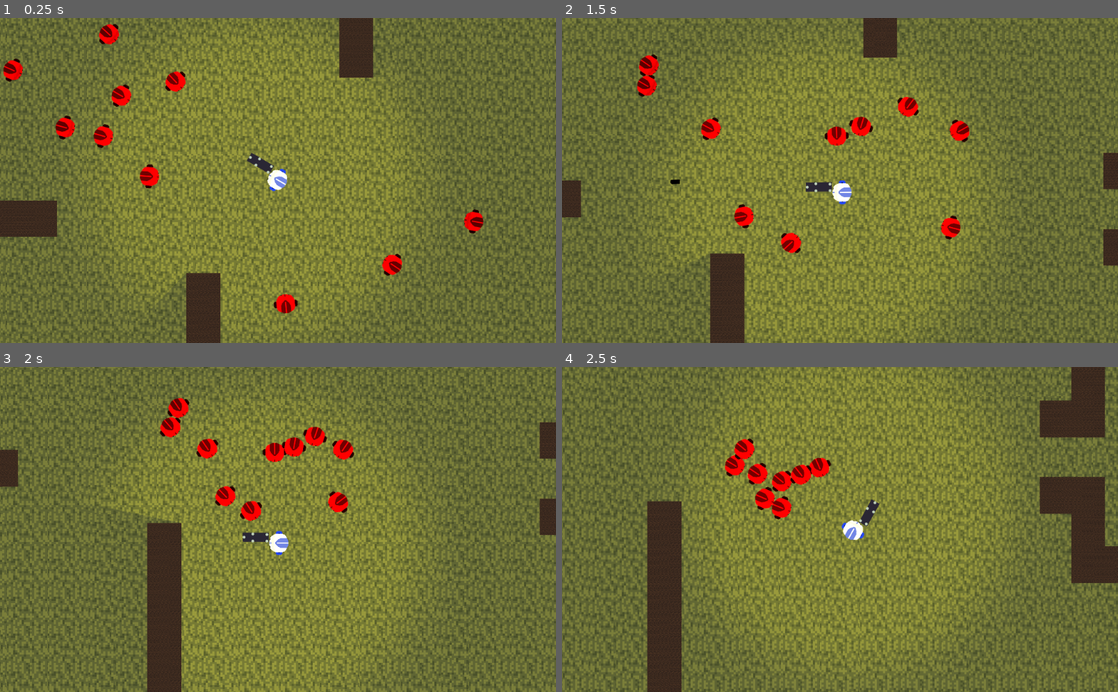
Above: before the commit, frames 1-4 (two rows, left to right).
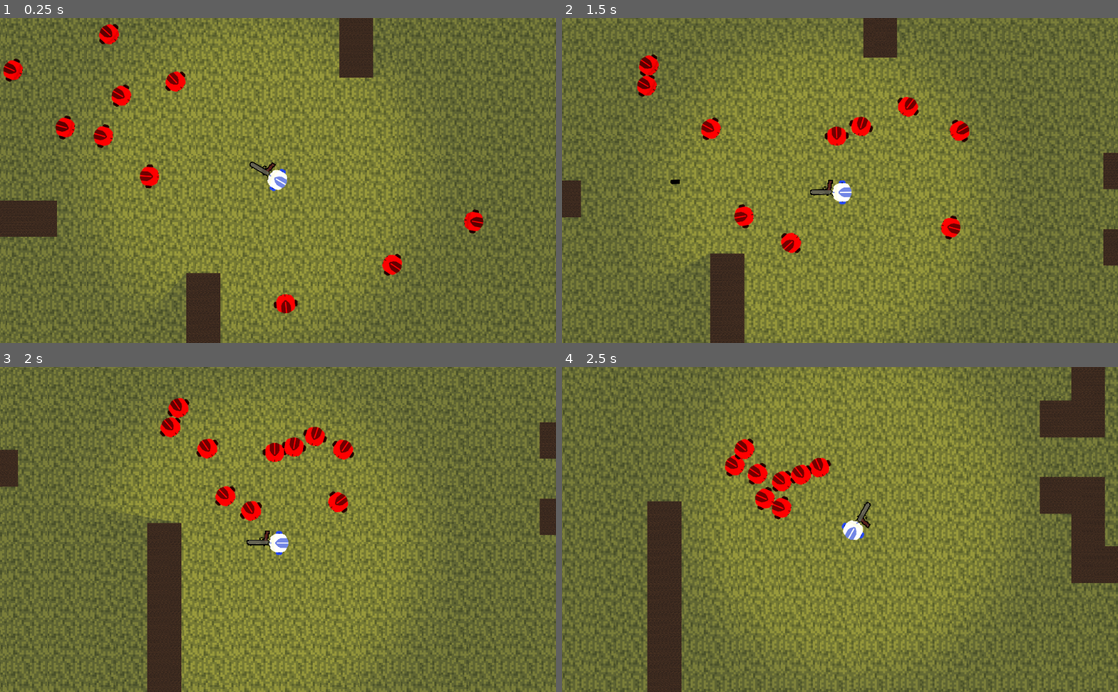
Above: after the commit, the same moments.

Repository: mikolajlubiak/hotroyal
Game: Godot game, scene res://Scenes/Main.tscn
The game is run twice, just before and just after one commit, with the same random seed, the same clock (stepped at 60 frames per second) and the same inputs.
Inputs (mouse positions are in pixels of both pictures, inside the frame that each line leads up to):
- Up to frame 1 (0.25 s): no input
- Up to frame 2 (1.5 s): move the mouse to (962, 164) at 0.52 s; hold D (ui_right) 0.53-1.28 s; click (962, 164) at 0.6 s; move the mouse to (728, 196) at 1.27 s; hold S (ui_down) from 1.28 s (still down); click (728, 196) at 1.35 s
- Up to frame 3 (2 s): keep holding S (ui_down)
- Up to frame 4 (2.5 s): move the mouse to (895, 458) at 2.02 s; release S (ui_down) at 2.03 s; hold D (ui_right) from 2.03 s (still down); click (895, 458) at 2.1 s

The runs differ from the first frame. In frame 1, 0.2% of the frame differs, in the area x 44-50%, y 41-50%; in frame 2, 0.2%; in frame 3, 0.2%, in the area x 22-49%, y 44-56%; in frame 4, 0.2%.

Commit message:
Changed weapom sprite

Diff:
--- a/Scenes/Main.tscn
+++ b/Scenes/Main.tscn
@@ -67,7 +67,7 @@
 script = ExtResource( 6 )
 
 [node name="Light2D" type="Light2D" parent="Player"]
-position = Vector2( -1, 2 )
+position = Vector2( 3, 9 )
 texture = ExtResource( 5 )
 color = Color( 1, 0.878431, 0.0745098, 1 )
 energy = 0.5
@@ -80,11 +80,6 @@
 rotation = 1.56962
 texture = ExtResource( 4 )
 
-[node name="weapon" type="Sprite" parent="Player"]
-position = Vector2( 35, 3 )
-rotation = 1.5708
-texture = ExtResource( 2 )
-
 [node name="Camera2D" type="Camera2D" parent="Player"]
 position = Vector2( 2, 1 )
 current = true
@@ -96,6 +91,11 @@
 scale = Vector2( 0.493156, -0.314084 )
 shape = SubResource( 1 )
 
+[node name="weapon" type="Sprite" parent="Player"]
+position = Vector2( 41, 2 )
+scale = Vector2( 0.211906, 0.211906 )
+texture = ExtResource( 2 )
+
 [node name="Area2D" type="Area2D" parent="Player"]
 
 [node name="CollisionShape2D" type="CollisionShape2D" parent="Player/Area2D"]
Binary file changed: Sprites/weapon.png
